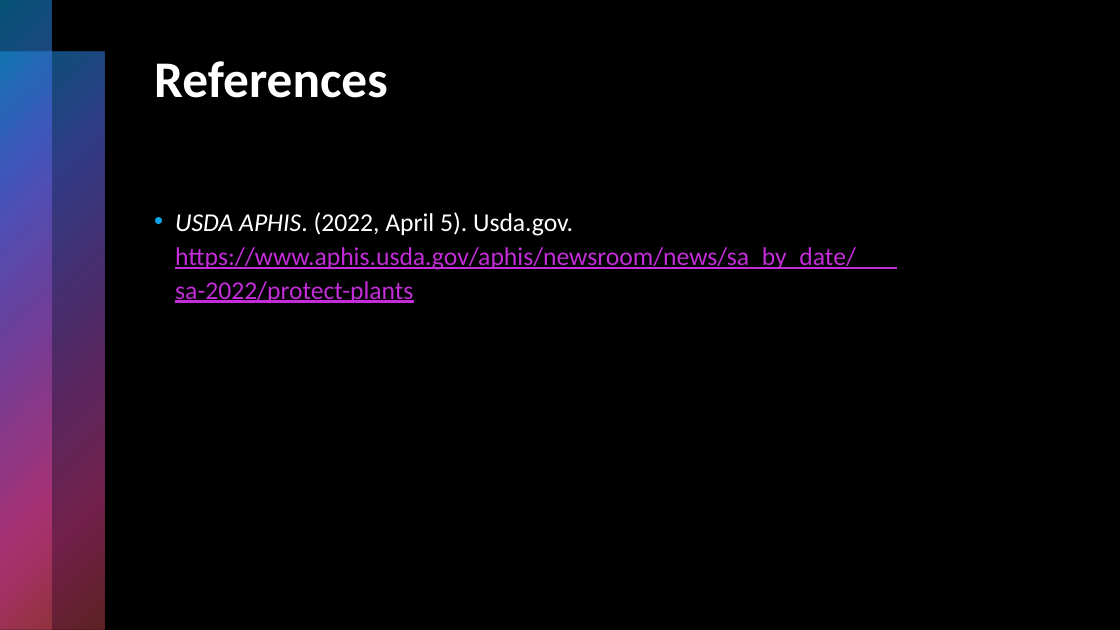
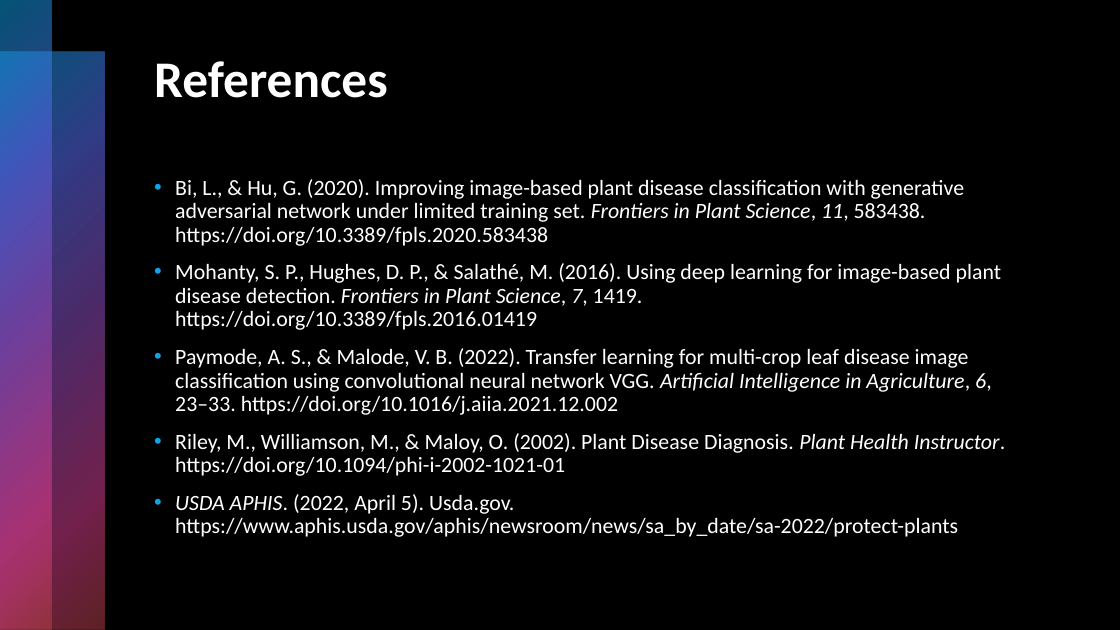
Before and after one commit to pythonpandas303/PlantDiseaseID, a slide deck: slide 14 of Presentations/Final_Project.pptx (slide 7 before the commit). Drawn at 1120x630 pixels with LibreOffice and Linux fonts; fonts in the diff are those of the drawing. Boxes give left, top, right and bottom in pixels: in the first picture for what was removed or moved away, otherwise in the second. Text is boxed around its words. In the diff, an @@ line names an element or a change of style, - is before the commit and + after.

```diff
--- a/Presentations/Final_Project.pptx
+++ b/Presentations/Final_Project.pptx
@@ text at bbox=[175, 179, 1005, 537]: text changed; size 22 to 18.7 pt; text colour #C22DD8 to #FFFFFF @@
-• USDA APHIS. (2022, April 5). Usda.gov. https://www.aphis.usda.gov/aphis/newsroom/news/sa_by_date/ sa-2022/protect-plants
+• Bi, L., & Hu, G. (2020). Improving image-based plant disease classification with generative adversarial network under limited training set. Frontiers in Plant Science, 11, 583438. https://doi.org/10.3389/fpls.2020.583438
+• Mohanty, S. P., Hughes, D. P., & Salathé, M. (2016). Using deep learning for image-based plant disease detection. Frontiers in Plant Science, 7, 1419. https://doi.org/10.3389/fpls.2016.01419
+• Paymode, A. S., & Malode, V. B. (2022). Transfer learning for multi-crop leaf disease image classification using convolutional neural network VGG. Artificial Intelligence in Agriculture, 6, 23–33. https://doi.org/10.1016/j.aiia.2021.12.002
+• Riley, M., Williamson, M., & Maloy, O. (2002). Plant Disease Diagnosis. Plant Health Instructor. https://doi.org/10.1094/phi-i-2002-1021-01
+• USDA APHIS. (2022, April 5). Usda.gov. https://www.aphis.usda.gov/aphis/newsroom/news/sa_by_date/sa-2022/protect-plants
```
Also in this commit, not shown: 2 other slides changed, 7 slides added, 1 other file.
